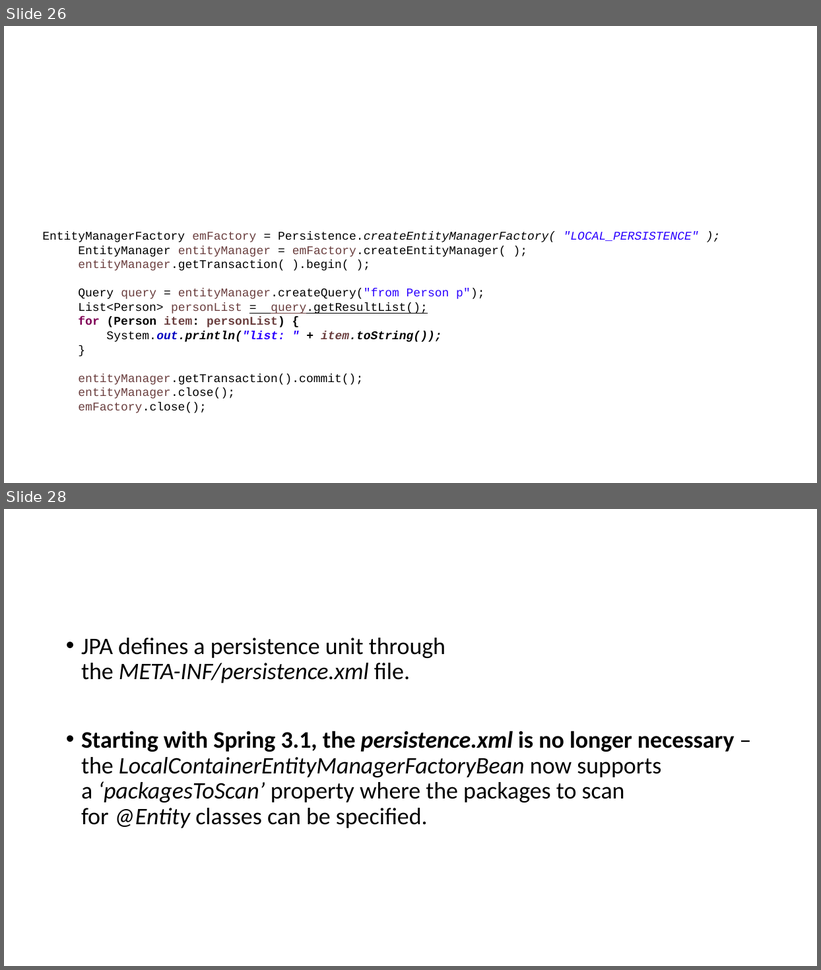
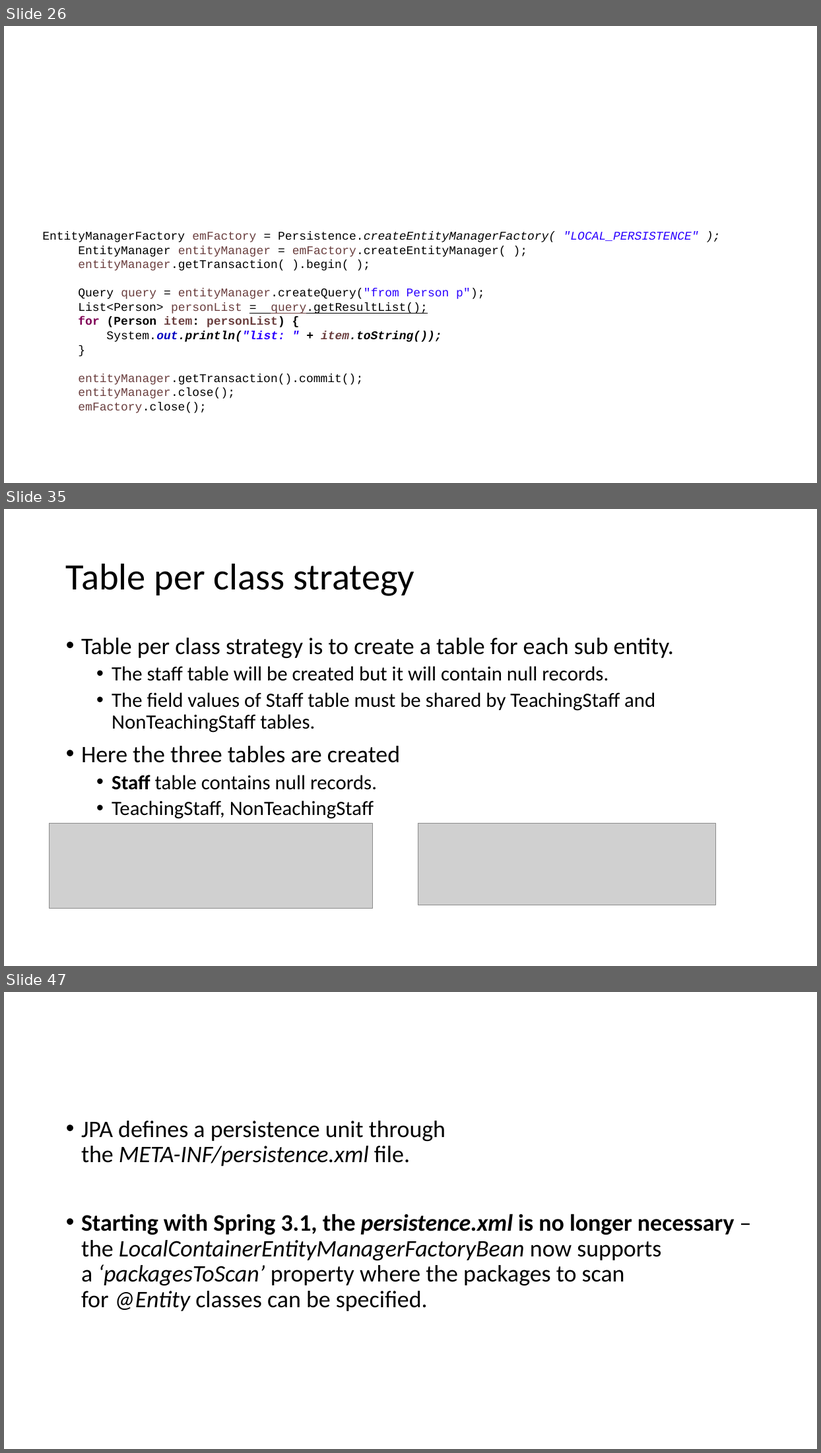
Before and after one commit to lawren43/mytest-repo, a slide deck: test-springmvc/doc/20181018-Spring JPA.pptx. Shown one above the other, each under a label of ours: slides 26 and 28 before the commit, slides 26, 35 and 47 after it; the slides between them are not shown. The pictures are 821x970 and 821x1453 pixels, drawn with LibreOffice and Linux fonts; fonts in the diff are those of the drawing; grey boxes stand for pictures. Boxes give left, top, right and bottom in pixels: in the first picture for what was removed or moved away, otherwise in the second. Text is boxed around its words. In the diff, an @@ line names an element or a change of style, - is before the commit and + after.

```diff
--- a/test-springmvc/doc/20181018-Spring JPA.pptx
+++ b/test-springmvc/doc/20181018-Spring JPA.pptx
@@ slide 35 added at box(4, 509, 817, 966), background #FFFFFF @@
@@ title added at box(66, 563, 415, 596), 44 pt, text #000000 @@
+Table per class strategy
@@ text added at box(81, 638, 674, 819), 24 pt, text #000000 @@
+• Table per class strategy is to create a table for each sub entity.
+  • The staff table will be created but it will contain null records.
+  • The field values of Staff table must be shared by TeachingStaff and NonTeachingStaff tables.
+• Here the three tables are created
+  • Staff table contains null records.
+  • TeachingStaff, NonTeachingStaff
@@ picture added at box(50, 823, 373, 908) @@
@@ picture added at box(418, 823, 716, 905) @@
@@ what was slide 28 is now slide 47 @@
```
Also in this commit, not shown: 2 slides changed, 19 other slides added, 1 other file.
